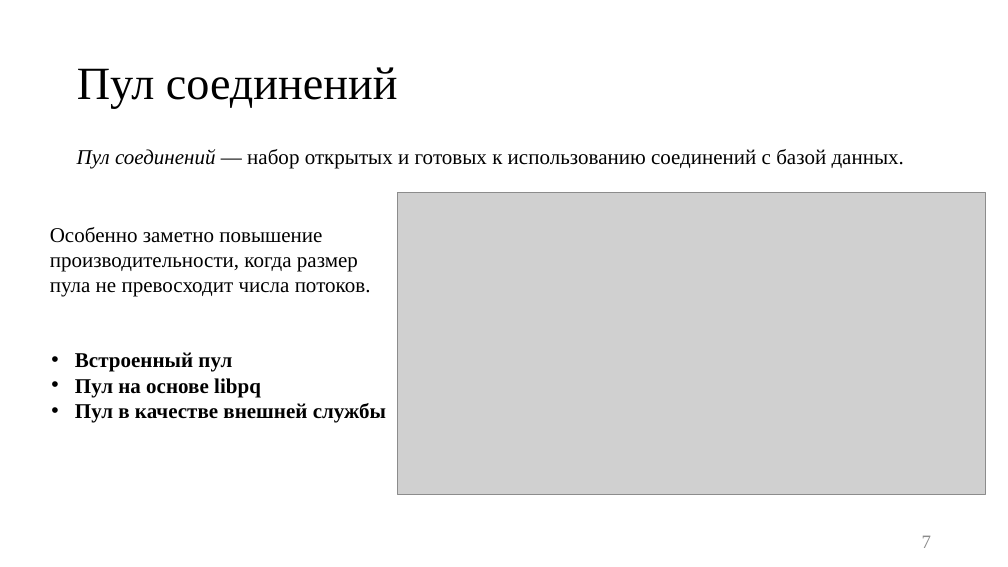
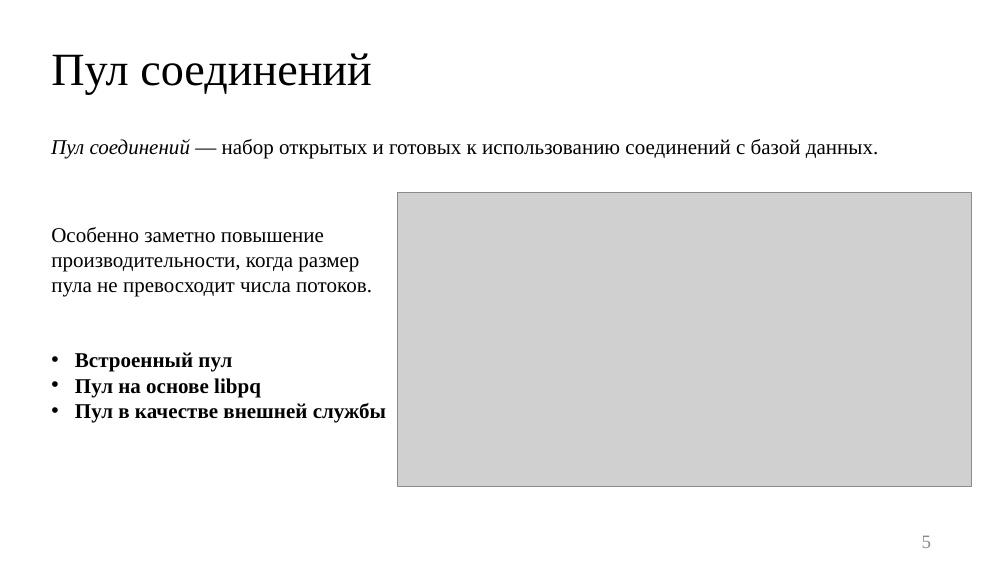
Before and after one commit to platosha-git/Diplom-theory, a slide deck: slide 5 of Презентация.pptx (slide 7 before the commit). Drawn at 1008x567 pixels with LibreOffice and Linux fonts; fonts in the diff are those of the drawing; grey boxes stand for pictures. Boxes give left, top, right and bottom in pixels: in the first picture for what was removed or moved away, otherwise in the second. Text is boxed around its words. In the diff, an @@ line names an element or a change of style, - is before the commit and + after.

```diff
--- a/Презентация.pptx
+++ b/Презентация.pptx
@@ title "Пул соединений" moved from (x1=77, y1=67, x2=398, y2=109) to (x1=51, y1=53, x2=372, y2=94) @@
@@ text "Пул соединений — набор открытых ..." moved from (x1=77, y1=149, x2=904, y2=169) to (x1=51, y1=139, x2=878, y2=158) @@
@@ picture resized from (x1=398, y1=193, x2=985, y2=495) to (x1=398, y1=193, x2=972, y2=488) @@
@@ page number at (x1=922, y1=535, x2=931, y2=548): text changed @@
-7
+5
```
Also in this commit, not shown: 8 other slides changed, 2 slides removed, 6 other files.
